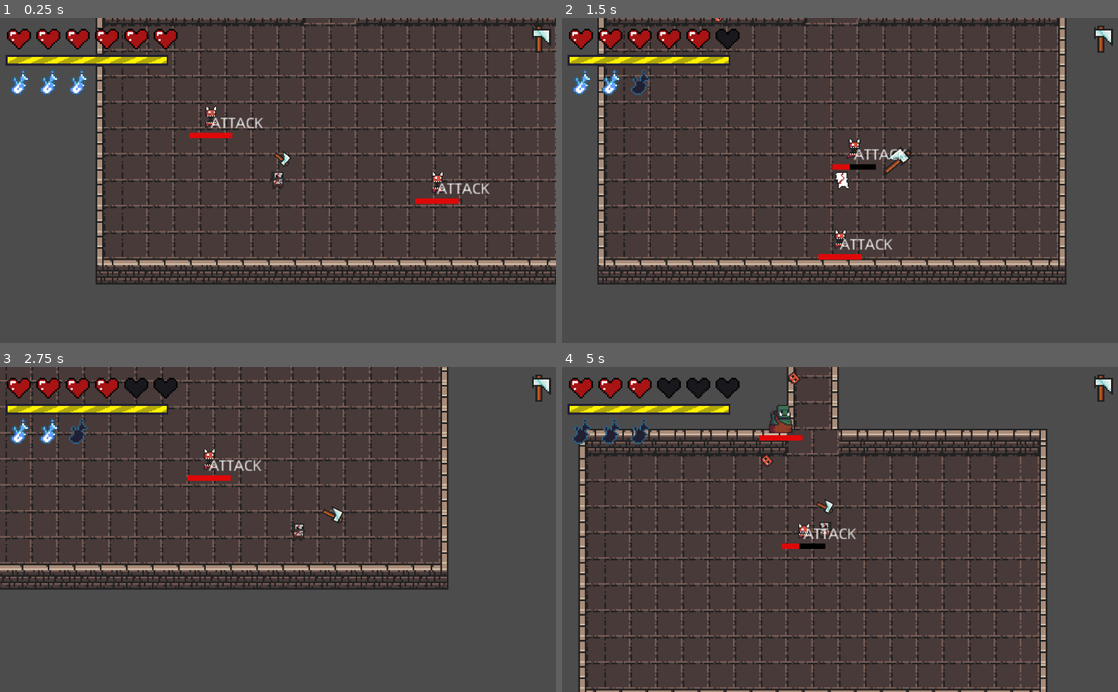
Above: before the commit, frames 1-4 (two rows, left to right).
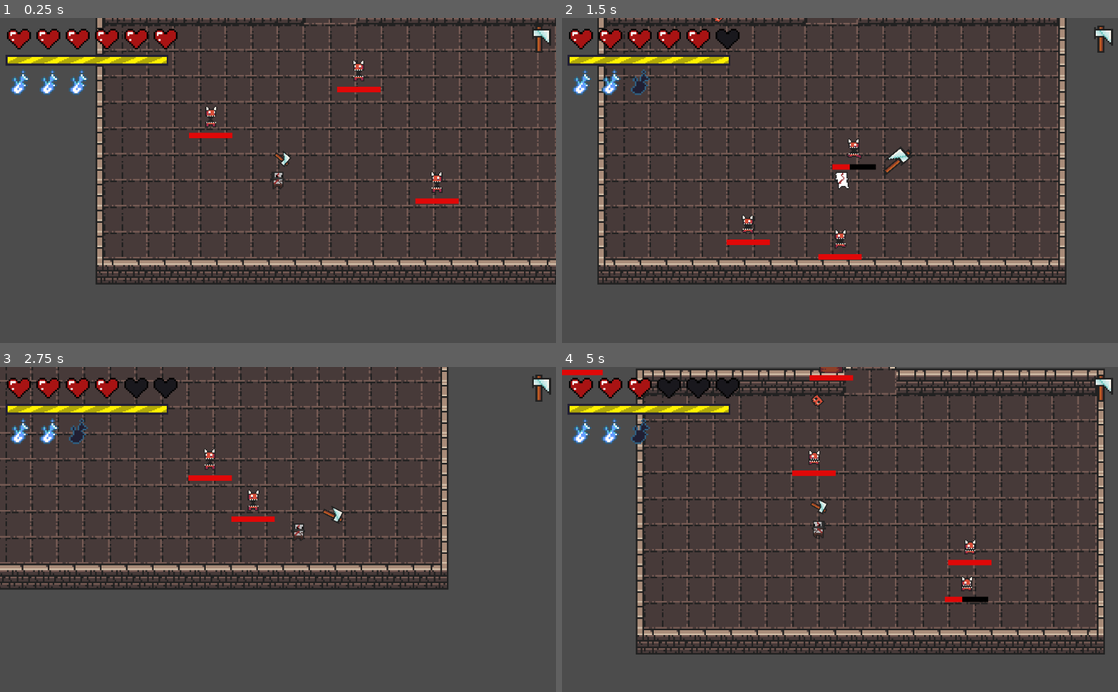
Above: after the commit, the same moments.

Repository: renzoventura/god-of-war
Game: Godot game, scene res://scenes/level/LEVELS/Level1.tscn
Same seed, same stepped clock (60 frames per second), same inputs: the game is played once before the commit and once after it.
Inputs (mouse positions are in pixels of both pictures, inside the frame that each line leads up to):
- Up to frame 1 (0.25 s): no input
- Up to frame 2 (1.5 s): move the mouse to (962, 164) at 0.52 s; hold D (right) 0.53-1.28 s; click (962, 164) at 0.6 s; move the mouse to (728, 196) at 1.27 s; hold S (down) from 1.28 s (still down); click (728, 196) at 1.35 s
- Up to frame 3 (2.75 s): move the mouse to (333, 458) at 2.02 s; release S (down) at 2.03 s; hold D (right) from 2.03 s (still down); tap Space (dash) at 2.1 s; click (333, 458) at 2.3 s
- Up to frame 4 (5 s): move the mouse to (812, 594) at 2.77 s; release D (right) at 2.78 s; hold W (up) 2.78-3.53 s; right-click (812, 594) at 2.85 s; click (812, 594) at 3.05 s; move the mouse to (1006, 578) at 3.52 s; hold A (left) from 3.53 s (still down); click (1006, 578) at 3.6 s; move the mouse to (673, 480) at 4.27 s; click (673, 480) at 4.35 s

The runs differ from the first frame. In frame 1, 0.6% of the frame differs, in the area x 37-88%, y 12-55%; in frame 2, 0.6%; in frame 3, 0.4%; in frame 4, 33%, in the area x 0-98%, y 0-100%.

Commit message:
finished basher AI

Diff:
--- a/scenes/enemy/BasherEnemy.gd
+++ b/scenes/enemy/BasherEnemy.gd
@@ -18,7 +18,7 @@
 
 var can_bash = true
 var is_bashing = false
-
+var is_facing_right = false
 func _ready():
 	randomize()
 	BASH_SPEED = list_of_speed[randi() % list_of_speed.size()]
@@ -34,11 +34,13 @@
 	animate_idle()
 	player = get_tree().get_root().find_node("Player", true, false)
 	var player_direction = player.position - self.position
+	is_facing_right = player_direction.x > 0
 	move_and_slide(30 * player_direction.normalized())
 
 func bash_attack():
 	var player = get_tree().get_root().find_node("Player", true, false)
 	var player_direction = last_player_position
+	is_facing_right = player_direction.x > 0
 	animate_bashing()
 	move_and_slide(BASH_SPEED * player_direction.normalized())
 
@@ -66,7 +68,7 @@
 		return_to_instanced_area()
 
 func animate_idle():
-	emit_signal("animate_idle")
+	emit_signal("animate_idle",  is_facing_right)
 
 func hurt():
 	animate_hurt()
@@ -76,7 +78,7 @@
 	emit_signal("animate_hurt")
 
 func animate_bashing():
-	emit_signal("animate_bashing")
+	emit_signal("animate_bashing", is_facing_right)
 
 func _on_Cooldown_timeout():
 	can_bash = true
--- a/scenes/enemy/BasherEnemy.tscn
+++ b/scenes/enemy/BasherEnemy.tscn
@@ -91,6 +91,9 @@
 [node name="CollisionShape2D" parent="AI/DectectionZone" index="0"]
 visible = false
 
+[node name="State" parent="." index="4"]
+visible = false
+
 [node name="AttackRange" type="Node2D" parent="." index="7"]
 
 [node name="AttackRange2" type="Area2D" parent="AttackRange" index="0"]
--- a/scenes/enemy/BasherSpritePlayer.gd
+++ b/scenes/enemy/BasherSpritePlayer.gd
@@ -16,8 +16,13 @@
 #	pass
 
 
-func _on_BasherEnemy_animate_bashing():
+func _on_BasherEnemy_animate_bashing(is_facing_right):
 	play("bash")
+	if(!is_facing_right):
+		get_parent().flip_h = true
+	else:
+		get_parent().flip_h = false
+
 	pass # Replace with function body.
 
 
@@ -26,6 +31,10 @@
 	pass # Replace with function body.
 
 
-func _on_BasherEnemy_animate_idle():
+func _on_BasherEnemy_animate_idle(is_facing_right):
 	play("idle")
+	if(!is_facing_right):
+		get_parent().flip_h = true
+	else:
+		get_parent().flip_h = false
 	pass # Replace with function body.
--- a/scenes/level/LEVELS/Level1.tscn
+++ b/scenes/level/LEVELS/Level1.tscn
@@ -19,7 +19,10 @@
 [node name="BasherEnemy" parent="Enemies" index="3" instance=ExtResource( 4 )]
 position = Vector2( 121.95, 73.8327 )
 
-[node name="BasherEnemy2" parent="Enemies" index="4" instance=ExtResource( 4 )]
+[node name="BasherEnemy3" parent="Enemies" index="4" instance=ExtResource( 4 )]
+position = Vector2( 45.6901, -55.9981 )
+
+[node name="BasherEnemy2" parent="Enemies" index="5" instance=ExtResource( 4 )]
 position = Vector2( -132.04, -8.09937 )
 
 [node name="TileMap" parent="Environment" index="0"]
